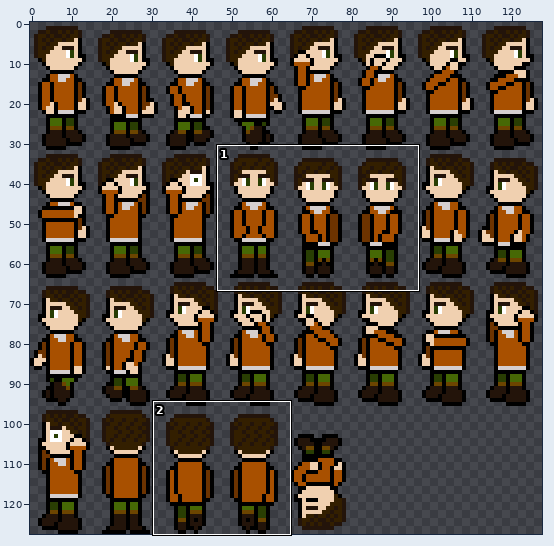
One commit to this sprite sheet: Project1/Project1/Content/anim/char/ally/hero/hero.png. Above, an overview of the earlier version with the close-up marked.
Close-up. As it was:
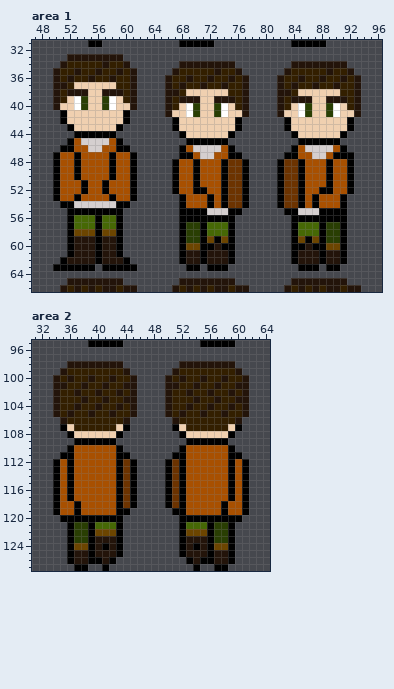
The file is 128x128 pixels. Shown: area 1: x 47..96, y 31..66; area 2: x 31..64, y 95..127.
The result:
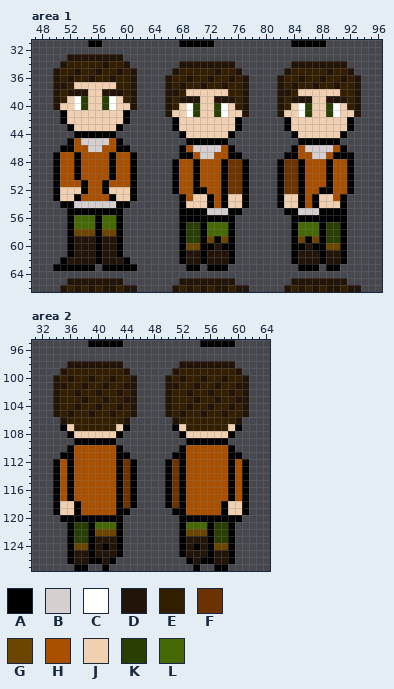
Palette (. is transparent): A #000000  B #d5cfcf  C #ffffff  D #23140a  E #331f00  F #6c3300  G #6c4500  H #a85000  J #f0d0b0  K #293e03  L #466805
Changes in this commit:
Area 1:
y 52: x 51..53 HHH -> JJJ; x 58..60 HHH -> JJJ
y 53: x 51..52 HH -> JJ; x 59..60 HH -> JJ; x 70..71 HH -> JJ; x 75..76 FF -> JJ; x 83..84 FF -> JJ; x 88..89 HH -> JJ
y 54: x 69..71 HHH -> JJJ; x 75..76 FF -> JJ; x 83..84 FF -> JJ; x 88..90 HHH -> JJJ
Area 2:
y 118..119: x 35..36 HH -> JJ; x 59..60 HH -> JJ
Pixel boxes of the changes (left, top, right, bottom) in both close-ups:
changed: (60, 187, 130, 201)
changed: (186, 194, 242, 208)
changed: (284, 194, 340, 208)
changed: (60, 501, 74, 515)
changed: (228, 501, 242, 515)
